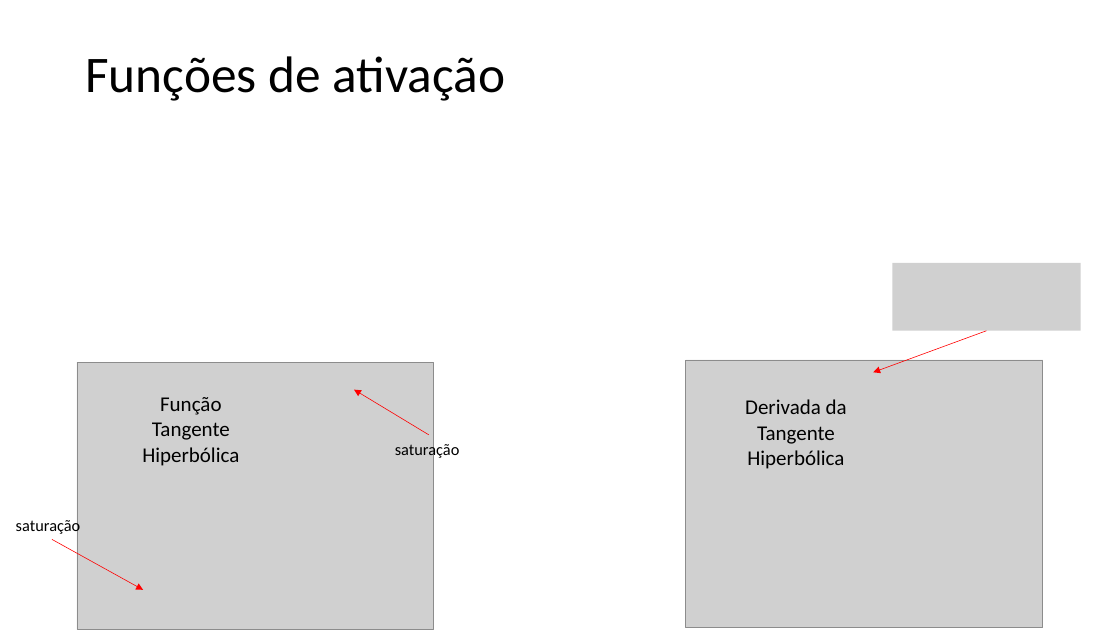
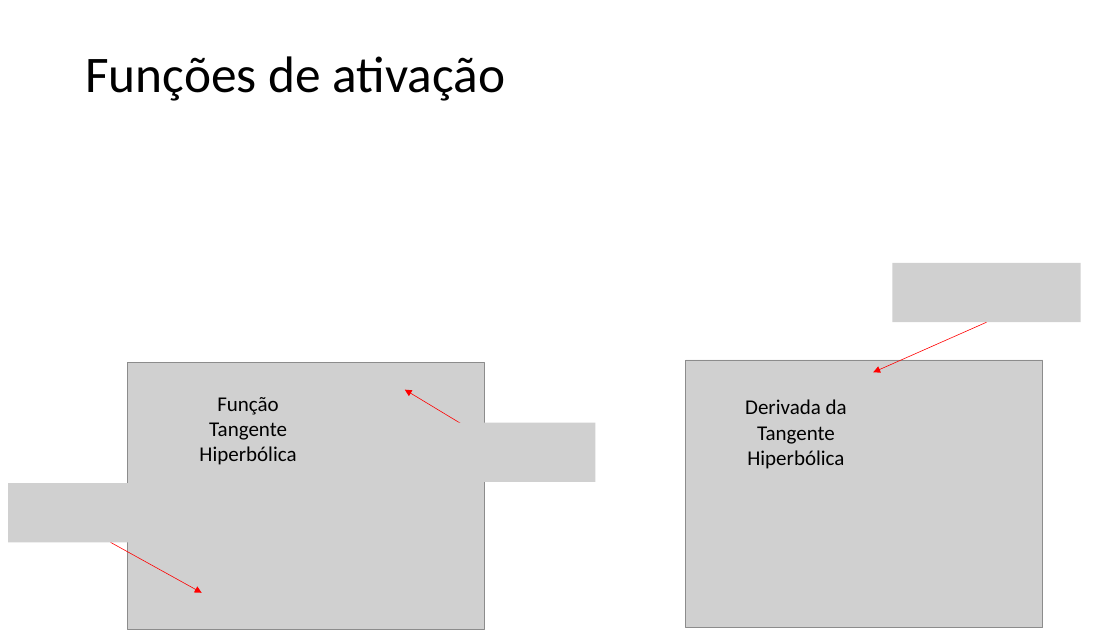
Before and after one commit to zz4fap/t320_aprendizado_de_maquina, a slide deck: slide 9 of slides/T320_Redes_Neurais_Artificiais (Parte II).pptx. Drawn at 1120x630 pixels with LibreOffice and Linux fonts; fonts in the diff are those of the drawing; grey boxes stand for pictures. Boxes give left, top, right and bottom in pixels: in the first picture for what was removed or moved away, otherwise in the second. Text is boxed around its words. In the diff, an @@ line names an element or a change of style, - is before the commit and + after.

```diff
--- a/slides/T320_Redes_Neurais_Artificiais (Parte II).pptx
+++ b/slides/T320_Redes_Neurais_Artificiais (Parte II).pptx
@@ picture: place and size @@
-picture at (892,263,1081,331)
+picture at (892,263,1081,323)
@@ arrow moved from (986, 331) - (874, 372) to (986, 323) - (874, 372) @@
@@ picture: place and size @@
-picture at (77,362,434,629)
+picture at (128,362,485,629)
@@ text "Função Tangente Hiperbólica": place and size @@
-text "Função Tangente Hiperbólica" at (142,397,239,466)
+text "Função Tangente Hiperbólica" at (199,397,296,465)
@@ arrow moved from (429, 435) - (354, 390) to (480, 435) - (405, 390) @@
@@ text removed at (395,442,460,460) @@
-saturação
@@ picture added at (458,423,596,482) @@
@@ picture added at (8,483,146,543) @@
@@ text removed at (16,518,81,536) @@
-saturação
@@ arrow moved from (52, 539) - (143, 590) to (111, 543) - (202, 593) @@
```
Also in this commit, not shown: 6 other slides changed, 1 other file.
